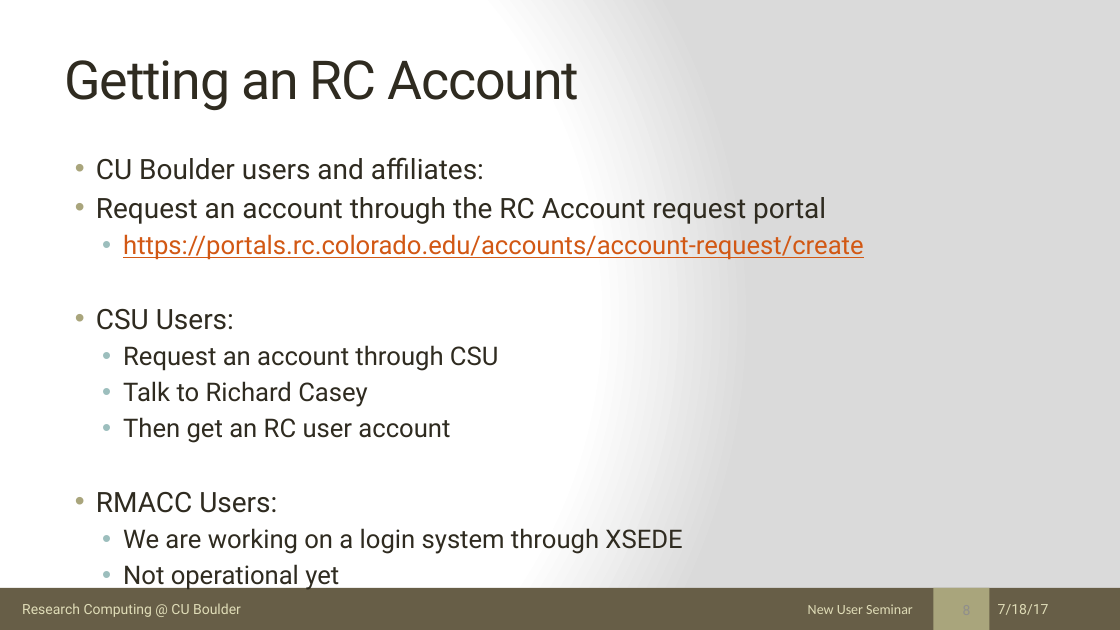
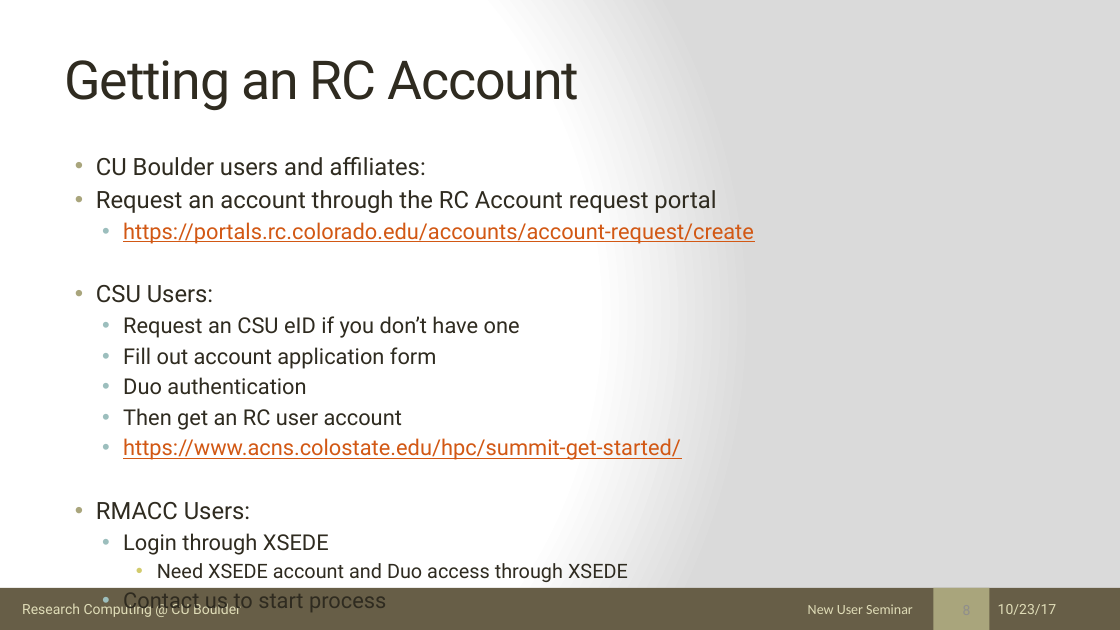
Before and after one commit to ResearchComputing/New_User_Seminar, a slide deck: slide 8 of rc_new_user_seminar_2017.pptx. Drawn at 1120x630 pixels with LibreOffice and Linux fonts; fonts in the diff are those of the drawing. Boxes give left, top, right and bottom in pixels: in the first picture for what was removed or moved away, otherwise in the second. Text is boxed around its words. In the diff, an @@ line names an element or a change of style, - is before the commit and + after.

Commit message:
Updated New User ppt

```diff
--- a/rc_new_user_seminar_2017.pptx
+++ b/rc_new_user_seminar_2017.pptx
@@ text at box(96, 157, 754, 520): size 24 to 20.4 pt in "CU Boulder users and affiliates:", "Request an account through the RC Account ...", "CSU Users:", "RMACC Users:"; size 22 to 18.7 pt in "https://portals.rc.colorado.edu/accounts/account-request/cre ...", "Then get an RC user account" @@
@@ text at box(123, 316, 520, 395): text changed; size 22 to 18.7 pt @@
-  • Request an account through CSU
-  • Talk to Richard Casey
+  • Request an CSU eID if you don’t have one
+  • Fill out account application form
+  • Duo authentication
@@ text at box(123, 438, 681, 460): paragraph added @@
+  • https://www.acns.colostate.edu/hpc/summit-get-started/
@@ text at box(123, 533, 628, 582): text changed; size 22 to 18.7 pt @@
-  • We are working on a login system through XSEDE
-  • Not operational yet
+  • Login through XSEDE
+    • Need XSEDE account and Duo access through XSEDE
+  • Contact us to start process
@@ text at box(998, 604, 1057, 615): text changed @@
-7/18/17
+10/23/17
```
Also in this commit, not shown: 54 other slides changed, 1 slide removed, 1 other file.
